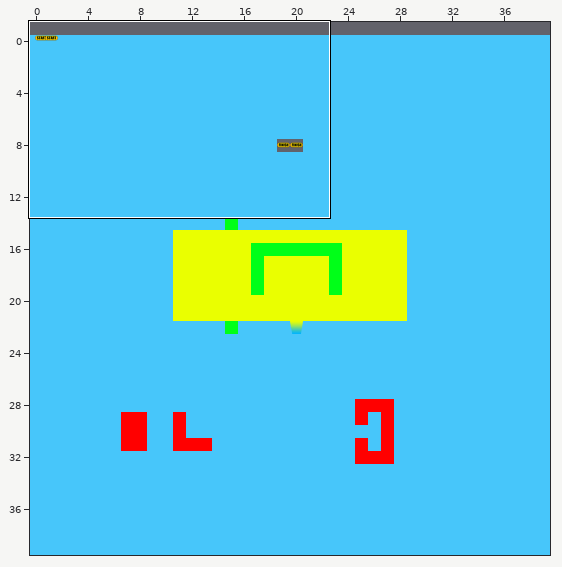
Tiled map, stored at res/levels/Level0-0.tmx. The picture above shows the old version from afar; the outline marks the close-up.
Close-up. Before the edit:
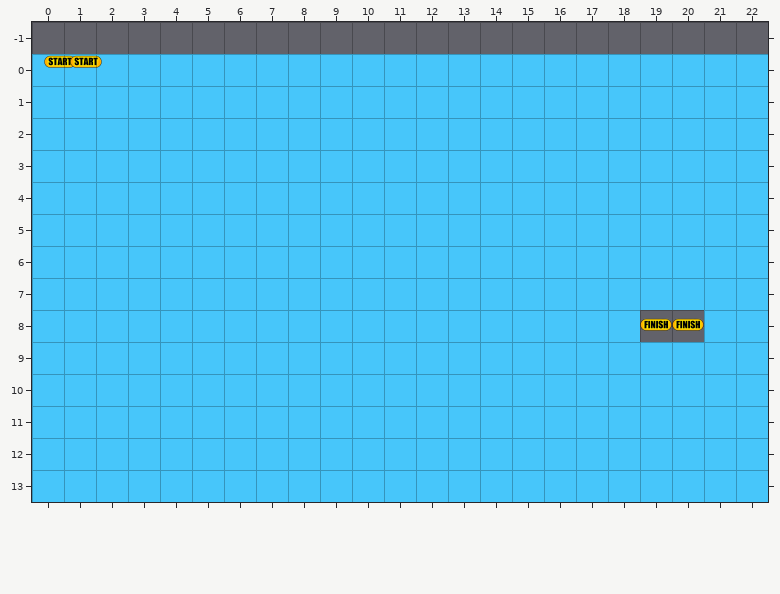
Cells are 256x256 px. Shown: x 0..22, y -1..13.
New version:
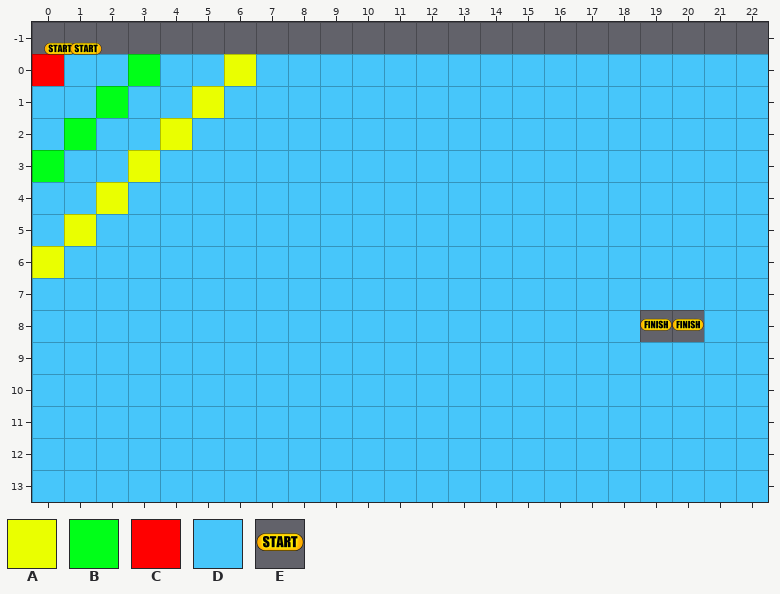
Key: from "ColorWheel": A 1, B 2, C 3, D 4; from "START": E 0.
_ is an empty cell.
Objects are placed by their top-left corner, in cells (3,4 is the top-left corner of cell 3,4); size is 1x1 cell unless given.
Tiles replaced or removed in this view: D.
From old to new:
Changed rows in their new state; . is an unchanged cell.
Layer "0":
first column x 0:
 0 C..B..A
 1 ..B..A.
 2 .B..A..
 3 B..A...
 4 ..A....
 5 .A.....
 6 A......
Layer "0 #2":
changed: E "startingPoint" at 0.4,-0.2 -> E "startingPoint" at 0.4,-0.6
changed: E "startingPoint" at 1.2,-0.2 -> E "startingPoint" at 1.2,-0.6
